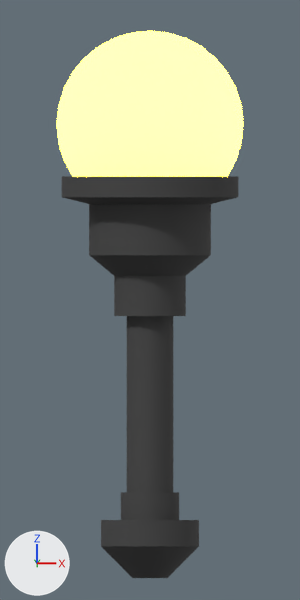
An edit to the Blender file rawassets/map/torch.blend, drawn before and after from the same camera.
Camera for both pictures: the file's camera 'Camera'. Every picture has the same lights, and +X, +Y and +Z are marked at lower left.

The older version as bpy lines, for what is in view:
```python
me_circle = bpy.data.meshes.new('Circle')
me_circle.from_pydata(...)  # 32 vertices, 1 face; spans x -0.607..0.607, y 0.059..1.273, z 0.0
me_circle.materials.append(mat_material_001)  # white #e7e7e7
me_cylinder = bpy.data.meshes.new('Cylinder')
me_cylinder.from_pydata(...)  # 416 vertices, 386 faces; spans x -0.58..0.58, y -0.58..0.58, z -2.28..0.33
me_cylinder.polygons.foreach_set('use_smooth', [True] * 386)
me_cylinder.materials.append(mat_material)  # black #424242
ob_circle = bpy.data.objects.new('Circle', me_circle)
ob_circle.location = (0.0, 0.0, 0.0)
ob_circle.rotation_euler = (1.571, 0.0, 0.0)  # degrees (90, 0, 0)
ob_cylinder = bpy.data.objects.new('Cylinder', me_cylinder)
ob_cylinder.location = (0.0, 0.0, 0.0)
```
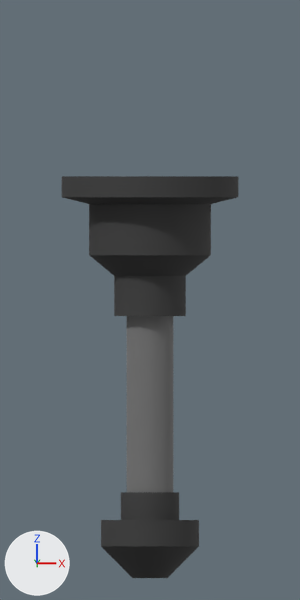
Pixel boxes [x1, y1, x2, y2] of what changed, in the pictures (300 x 600 px):
'Circle', deleted: before [57, 31, 243, 176]
part 1 of me_cylinder, recoloured (black to grey): [127, 316, 173, 492] in both

What the commit changed:
Material 'Material.002' (mat_material_002) is new.
Its base color is (0.277, 0.277, 0.277) (grey #909090).
Its metallic is 0.583.
Its roughness is 1.0.
me_cylinder has 416 vertices, 386 faces and spans x -0.58..0.58, y -0.58..0.58, z -2.28..0.33.
me_cylinder is used by ob_cylinder; location (0.0, 0.0, 0.0).
me_cylinder part 1: all 32 faces centred in x -0.15..0.15, y -0.15..0.15, z -1.15 switch from mat_material (black #424242) to mat_material_002 (grey #909090).
Object 'Circle' (ob_circle) is deleted.
